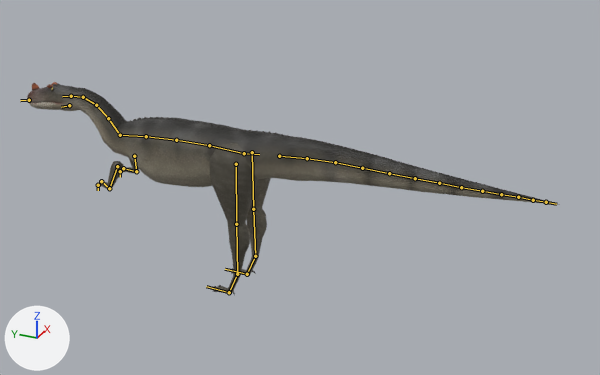
What one commit did to the glTF model assets/models/dinos/ceratosaurus.gltf.
Camera for both pictures: a 50 mm lens placed at (-6.9, -3.72, 4.74), pointed at (0.22, -0.52, 1.18). The lights are fixed; the arrows at lower left show +X, +Y and +Z. The first picture is the older version. The bones that change, and the others that lie on the model, are drawn over the model as lines.

Objects in the first picture: 'ceratosaurus_body'.
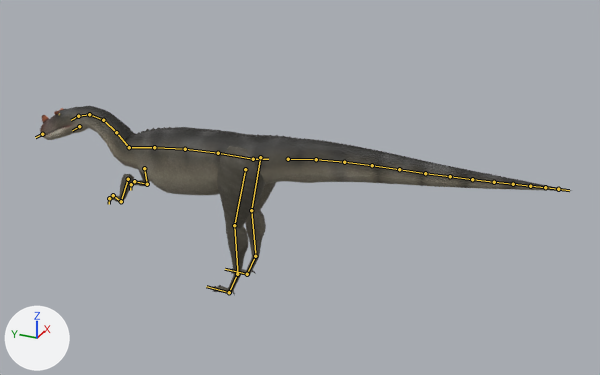
The newer file adds an action. The first version stands in its rest pose; the second is drawn at frame 12 of the action 'batter'.

The edits, one by one:
Bone 'Hips' (bone_hips) moves from (0.0, 0.0, 0.0) to (0.0, 0.09, -0.05).
Bone 'Hips' (bone_hips) turns from (0, 0, 0) to (3, 0, 0) degrees about its own x, y and z.
Bone 'Neck1' (bone_neck1) turns from (0, 0, 0) to (-2, 0, 0) degrees about its own x, y and z.
Bone 'Neck2' (bone_neck2) turns from (0, 0, 0) to (-2, 0, 0) degrees about its own x, y and z.
Bone 'Neck3' (bone_neck3) turns from (0, 0, 0) to (-2, 0, 0) degrees about its own x, y and z.
Bone 'Neck4' (bone_neck4) turns from (0, 0, 0) to (-2, 0, 0) degrees about its own x, y and z.
Bone 'Head' (bone_head) turns from (0, 0, 0) to (-5, 0, 0) degrees about its own x, y and z.
Bone 'Thigh.L' (bone_thigh_l) turns from (0, 0, 0) to (14, 0, 0) degrees about its own x, y and z.
Bone 'Shin.L' (bone_shin_l) turns from (0, 0, 0) to (-13, 0, -1) degrees about its own x, y and z.
Bone 'Thigh.R' (bone_thigh_r) turns from (0, 0, 0) to (14, 0, 0) degrees about its own x, y and z.
Bone 'Shin.R' (bone_shin_r) turns from (0, 0, 0) to (-13, 0, 1) degrees about its own x, y and z.

Changed parts and their boxes (x1, y1, x2, y2) in the pictures (600 x 375 px):
'ceratosaurus_body', posed (11% shorter): before (27, 82, 560, 296); after (40, 106, 571, 296)
bone 'Hips', root to tip: before (244, 153) to (259, 154); after (253, 159) to (268, 159)
bone 'Neck1', root to tip: before (120, 135) to (108, 118); after (129, 147) to (116, 132)
bone 'Neck2', root to tip: before (108, 118) to (96, 105); after (116, 132) to (103, 120)
bone 'Neck3', root to tip: before (96, 105) to (83, 97); after (103, 120) to (89, 114)
bone 'Neck4', root to tip: before (83, 97) to (71, 96); after (89, 114) to (78, 116)
bone 'Head', root to tip: before (71, 96) to (62, 96); after (78, 116) to (71, 120)
bone 'Thigh.L', root to tip: before (236, 164) to (236, 224); after (245, 169) to (234, 225)
bone 'Shin.L', root to tip: before (236, 224) to (237, 274); after (234, 225) to (238, 276)
bone 'Thigh.R', root to tip: before (252, 152) to (253, 209); after (260, 157) to (251, 210)
bone 'Shin.R', root to tip: before (253, 209) to (255, 256); after (251, 210) to (256, 258)
